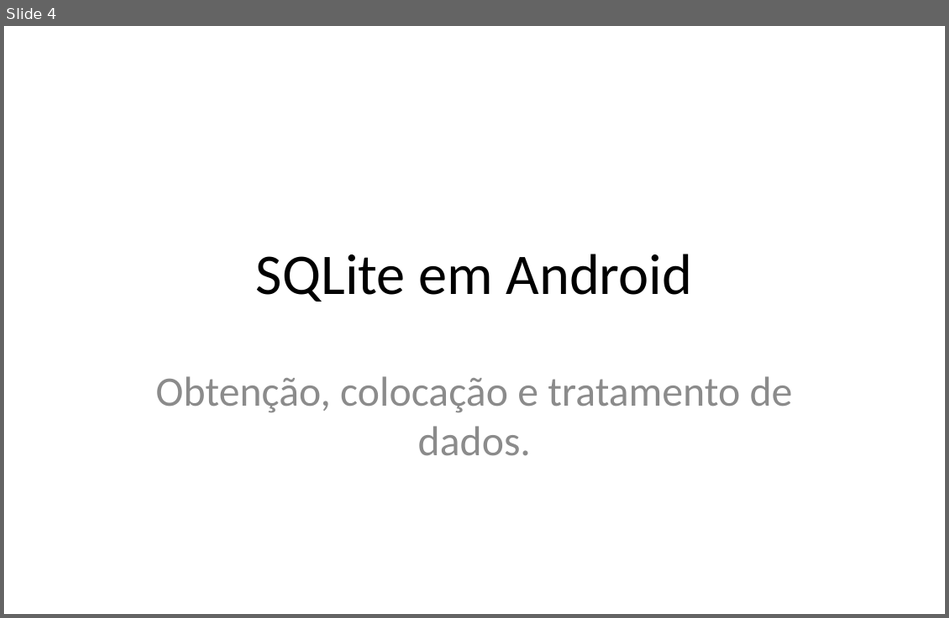
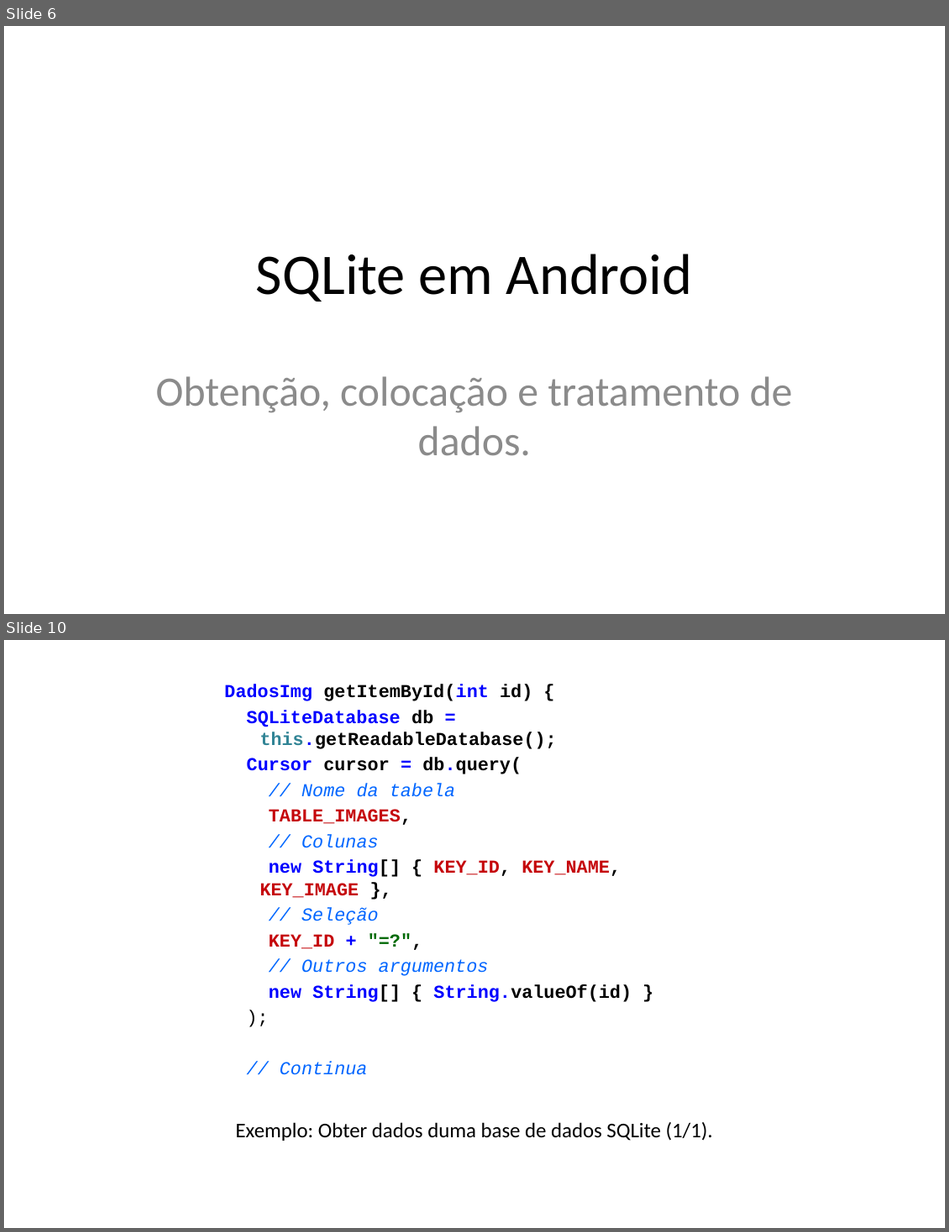
Before and after one commit to iptomar/letrinhas_si, a slide deck: Apresentacoes/v02.pptx. Shown one above the other, each under a label of ours: slide 4 before the commit, slides 6 and 10 after it; the slides between them are not shown. The pictures are 949x618 and 949x1232 pixels, drawn with LibreOffice and Linux fonts; fonts in the diff are those of the drawing; background and template pictures are left out. Boxes give left, top, right and bottom in pixels: in the first picture for what was removed or moved away, otherwise in the second. Text is boxed around its words. In the diff, an @@ line names an element or a change of style, - is before the commit and + after.

```diff
--- a/Apresentacoes/v02.pptx
+++ b/Apresentacoes/v02.pptx
@@ slide 10 added at [4, 640, 945, 1228], background #FFFFFF @@
@@ text added at [224, 685, 631, 1075], 14 pt, text #000000, bold @@
+DadosImg getItemById(int id) {
+SQLiteDatabase db = this.getReadableDatabase();
+Cursor cursor = db.query(
+// Nome da tabela
+TABLE_IMAGES,
+// Colunas
+new String[] { KEY_ID, KEY_NAME, KEY_IMAGE },
+// Seleção
+KEY_ID + "=?",
+// Outros argumentos
+new String[] { String.valueOf(id) }
+);
+// Continua
@@ text added at [236, 1122, 713, 1141], 16 pt, text #000000 @@
+Exemplo: Obter dados duma base de dados SQLite (1/1).
@@ what was slide 4 is now slide 6 @@
```
Also in this commit, not shown: 2 slides changed, 10 other slides added.
